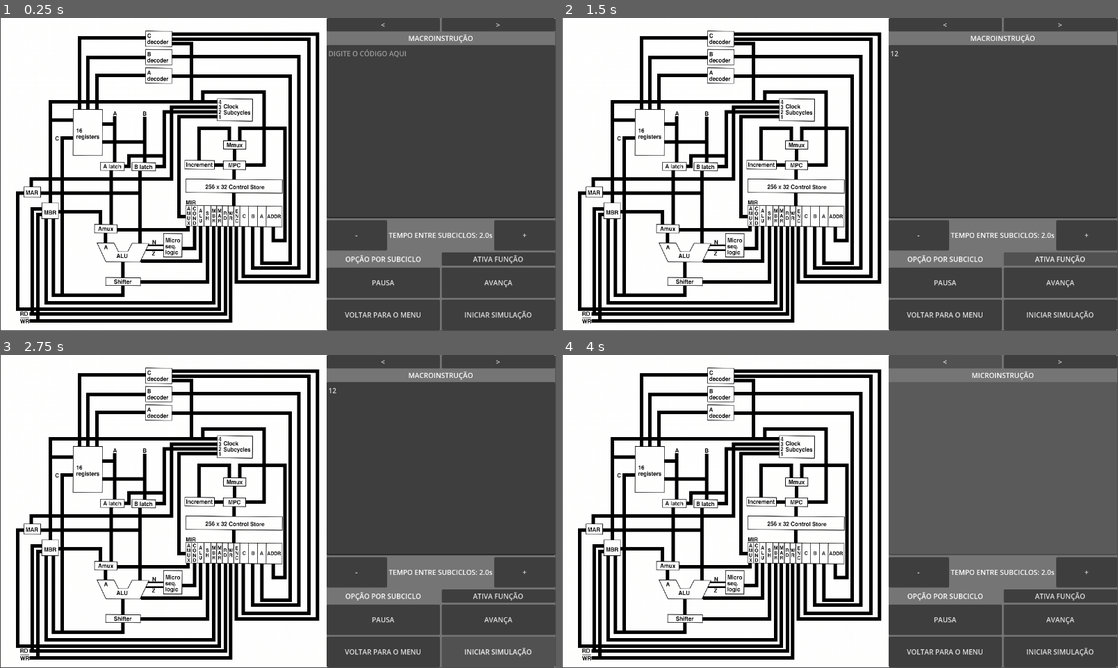
Above: before the commit, frames 1-4 (two rows, left to right).
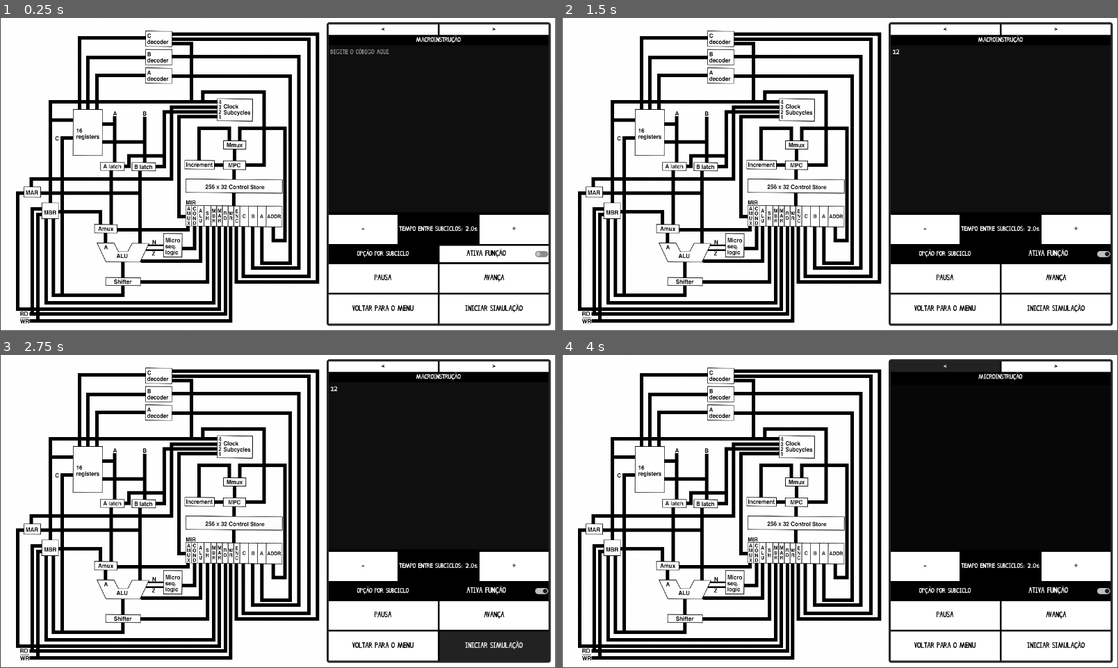
Above: after the commit, the same moments.

Repository: RodriWagner/Projeto-Arquitetura-de-Computadores-Vinod
Game: Godot game, scene res://Cenas/Cenas de lógica interna/main.tscn
The game is run twice, just before and just after one commit, with the same random seed, the same clock (stepped at 60 frames per second) and the same inputs.
Inputs (mouse positions are in pixels of both pictures, inside the frame that each line leads up to):
- Up to frame 1 (0.25 s): no input
- Up to frame 2 (1.5 s): click (1001, 130) at 0.52 s; type "12" at 0.6 s; click "ATIVA FUNÇÃO" at 1.25 s
- Up to frame 3 (2.75 s): click "INICIAR SIMULAÇÃO" at 2 s
- Up to frame 4 (4 s): click "INICIAR SIMULAÇÃO" at 2.75 s; click "<" at 3.5 s

The runs differ from the first frame. In frame 1, 40% of the frame differs, in the area x 58-100%, y 0-100%; in frame 2, 40%; in frame 3, 40%; in frame 4, 40%.
Error in both runs: Invalid access to property or key '12' on a base object of type 'Dictionary'. (res://Scripts/ScriptsLogicaInterna/LeitorDeMacro.gd:98)

Commit message:
Refino no Visual da Interface

Diff:
--- a/projeto-vinod/Cenas/Cenas UI/control.tscn
+++ b/projeto-vinod/Cenas/Cenas UI/control.tscn
@@ -9,6 +9,20 @@
 [sub_resource type="StyleBoxFlat" id="StyleBoxFlat_uchyk"]
 bg_color = Color(1, 1, 1, 1)
 
+[sub_resource type="StyleBoxFlat" id="StyleBoxFlat_ya72m"]
+bg_color = Color(0, 0, 0, 1)
+border_width_left = 5
+border_width_top = 5
+border_width_right = 5
+border_width_bottom = 5
+border_color = Color(0.14767182, 0.14767182, 0.1476717, 1)
+corner_radius_top_left = 5
+corner_radius_top_right = 5
+corner_radius_bottom_right = 5
+corner_radius_bottom_left = 5
+
+[sub_resource type="Theme" id="Theme_ya72m"]
+
 [node name="Interface" type="Control" unique_id=1786879715 node_paths=PackedStringArray("leitor_de_texto", "velocidade_label")]
 layout_mode = 3
 anchors_preset = 15
@@ -75,10 +89,14 @@
 [node name="Botões e Texto" type="MarginContainer" parent="PanelContainer/HBoxContainer" unique_id=1211319637]
 layout_mode = 2
 size_flags_horizontal = 3
+theme_override_constants/margin_top = 10
+theme_override_constants/margin_right = 10
+theme_override_constants/margin_bottom = 10
 
 [node name="PanelContainer2" type="PanelContainer" parent="PanelContainer/HBoxContainer/Botões e Texto" unique_id=1796451956]
 layout_mode = 2
 size_flags_horizontal = 3
+theme_override_styles/panel = SubResource("StyleBoxFlat_ya72m")
 
 [node name="VBoxContainer" type="VBoxContainer" parent="PanelContainer/HBoxContainer/Botões e Texto/PanelContainer2" unique_id=1560896118]
 layout_mode = 2
@@ -176,10 +194,14 @@
 size_flags_vertical = 6
 text = "OPÇÃO POR SUBCICLO"
 
-[node name="ativa_opcao_por_subciclo" type="Button" parent="PanelContainer/HBoxContainer/Botões e Texto/PanelContainer2/VBoxContainer/HBoxContainer5" unique_id=427716134]
-layout_mode = 2
-size_flags_horizontal = 3
+[node name="ativa_opcao_por_subciclo" type="CheckButton" parent="PanelContainer/HBoxContainer/Botões e Texto/PanelContainer2/VBoxContainer/HBoxContainer5" unique_id=1650865983]
+layout_mode = 2
+size_flags_horizontal = 3
+theme = SubResource("Theme_ya72m")
 text = "ATIVA FUNÇÃO"
+alignment = 1
+icon_alignment = 1
+vertical_icon_alignment = 2
 
 [node name="HBoxContainer3" type="HBoxContainer" parent="PanelContainer/HBoxContainer/Botões e Texto/PanelContainer2/VBoxContainer" unique_id=656677944]
 layout_mode = 2
--- a/projeto-vinod/Cenas/Cenas de lógica interna/main.tscn
+++ b/projeto-vinod/Cenas/Cenas de lógica interna/main.tscn
@@ -2,9 +2,94 @@
 
 [ext_resource type="PackedScene" uid="uid://c41mcgxf5p6cx" path="res://Cenas/Cenas UI/control.tscn" id="1_bna0h"]
 [ext_resource type="PackedScene" uid="uid://ctqsf57s84qvv" path="res://Cenas/Cenas de lógica interna/Gerenciador.tscn" id="2_0d1f0"]
+[ext_resource type="FontFile" uid="uid://cqay54kdtmpxm" path="res://Imagens/Hand Drawn Shapes.ttf" id="2_2wkvw"]
 [ext_resource type="PackedScene" uid="uid://b0cyc2md1xldw" path="res://Cenas/Cenas de lógica interna/MemoriaPrincipal.tscn" id="2_qahpq"]
+[ext_resource type="StyleBox" uid="uid://v6qqt3g0j337" path="res://Imagens/botao_maisbonito.tres" id="3_vwcfy"]
 [ext_resource type="PackedScene" uid="uid://dybyv16fmmv1w" path="res://Cenas/Cenas de lógica interna/LeitorDeMacro.tscn" id="4_uv7h8"]
 [ext_resource type="PackedScene" uid="uid://dofyffrpaxm0q" path="res://Cenas/Cenas de lógica interna/barramento_padrao.tscn" id="5_uv7h8"]
+
+[sub_resource type="StyleBoxFlat" id="StyleBoxFlat_vwcfy"]
+content_margin_left = 4.0
+content_margin_top = 4.0
+content_margin_right = 4.0
+content_margin_bottom = 4.0
+bg_color = Color(0.1, 0.1, 0.1, 0.3)
+corner_radius_top_left = 3
+corner_radius_top_right = 3
+corner_radius_bottom_right = 3
+corner_radius_bottom_left = 3
+corner_detail = 5
+
+[sub_resource type="StyleBoxFlat" id="StyleBoxFlat_5sm5k"]
+content_margin_left = 4.0
+content_margin_top = 4.0
+content_margin_right = 4.0
+content_margin_bottom = 4.0
+bg_color = Color(1, 1, 1, 0.75)
+draw_center = false
+border_width_left = 2
+border_width_top = 2
+border_width_right = 2
+border_width_bottom = 2
+corner_radius_top_left = 3
+corner_radius_top_right = 3
+corner_radius_bottom_right = 3
+corner_radius_bottom_left = 3
+corner_detail = 5
+expand_margin_left = 2.0
+expand_margin_top = 2.0
+expand_margin_right = 2.0
+expand_margin_bottom = 2.0
+
+[sub_resource type="StyleBoxFlat" id="StyleBoxFlat_4ekku"]
+content_margin_left = 4.0
+content_margin_top = 4.0
+content_margin_right = 4.0
+content_margin_bottom = 4.0
+bg_color = Color(0.225, 0.225, 0.225, 0.6)
+corner_radius_top_left = 3
+corner_radius_top_right = 3
+corner_radius_bottom_right = 3
+corner_radius_bottom_left = 3
+corner_detail = 5
+
+[sub_resource type="StyleBoxFlat" id="StyleBoxFlat_v3egq"]
+content_margin_left = 4.0
+content_margin_top = 4.0
+content_margin_right = 4.0
+content_margin_bottom = 4.0
+bg_color = Color(0, 0, 0, 0.6)
+corner_radius_top_left = 3
+corner_radius_top_right = 3
+corner_radius_bottom_right = 3
+corner_radius_bottom_left = 3
+corner_detail = 5
+
+[sub_resource type="Theme" id="Theme_uv7h8"]
+Button/colors/font_color = Color(0, 0, 0, 1)
+Button/colors/font_disabled_color = Color(0, 0, 0, 0.5019608)
+Button/colors/font_focus_color = Color(0.95, 0.95, 0.95, 1)
+Button/colors/font_hover_color = Color(0.95, 0.95, 0.95, 1)
+Button/colors/font_hover_pressed_color = Color(1, 1, 1, 1)
+Button/colors/font_outline_color = Color(0, 0, 0, 1)
+Button/colors/font_pressed_color = Color(1, 1, 1, 1)
+Button/colors/icon_disabled_color = Color(1, 1, 1, 0.4)
+Button/colors/icon_focus_color = Color(1, 1, 1, 1)
+Button/colors/icon_hover_color = Color(1, 1, 1, 1)
+Button/colors/icon_hover_pressed_color = Color(1, 1, 1, 1)
+Button/colors/icon_normal_color = Color(1, 1, 1, 1)
+Button/colors/icon_pressed_color = Color(1, 1, 1, 1)
+Button/constants/align_to_largest_stylebox = 0
+Button/constants/h_separation = 4
+Button/constants/icon_max_width = 0
+Button/constants/outline_size = 0
+Button/font_sizes/font_size = 18
+Button/fonts/font = ExtResource("2_2wkvw")
+Button/styles/disabled = SubResource("StyleBoxFlat_vwcfy")
+Button/styles/focus = SubResource("StyleBoxFlat_5sm5k")
+Button/styles/hover = SubResource("StyleBoxFlat_4ekku")
+Button/styles/normal = ExtResource("3_vwcfy")
+Button/styles/pressed = SubResource("StyleBoxFlat_v3egq")
 
 [node name="main" type="Node2D" unique_id=1166532672]
 
@@ -12,6 +97,7 @@
 offset_left = 2.0
 offset_right = 1278.0
 offset_bottom = 718.0
+theme = SubResource("Theme_uv7h8")
 leitor_de_macro = NodePath("../LeitorDeMacro")
 memoria_principal = NodePath("../MemoriaPrincipal")
 gerenciador = NodePath("../Gerenciador")
--- /dev/null
+++ b/projeto-vinod/Imagens/botao_maisbonito.tres
@@ -0,0 +1,4 @@
+[gd_resource type="StyleBoxFlat" format=3 uid="uid://v6qqt3g0j337"]
+
+[resource]
+bg_color = Color(1, 1, 1, 1)
--- a/projeto-vinod/project.godot
+++ b/projeto-vinod/project.godot
@@ -30,6 +30,10 @@
 "res://Scripts/": "teal"
 }
 
+[gui]
+
+theme/custom_font="uid://cqay54kdtmpxm"
+
 [physics]
 
 3d/physics_engine="Jolt Physics"
Binary file added: projeto-vinod/Imagens/Hand Drawn Shapes.ttf
Not shown, added: projeto-vinod/Imagens/Hand Drawn Shapes.ttf.import
